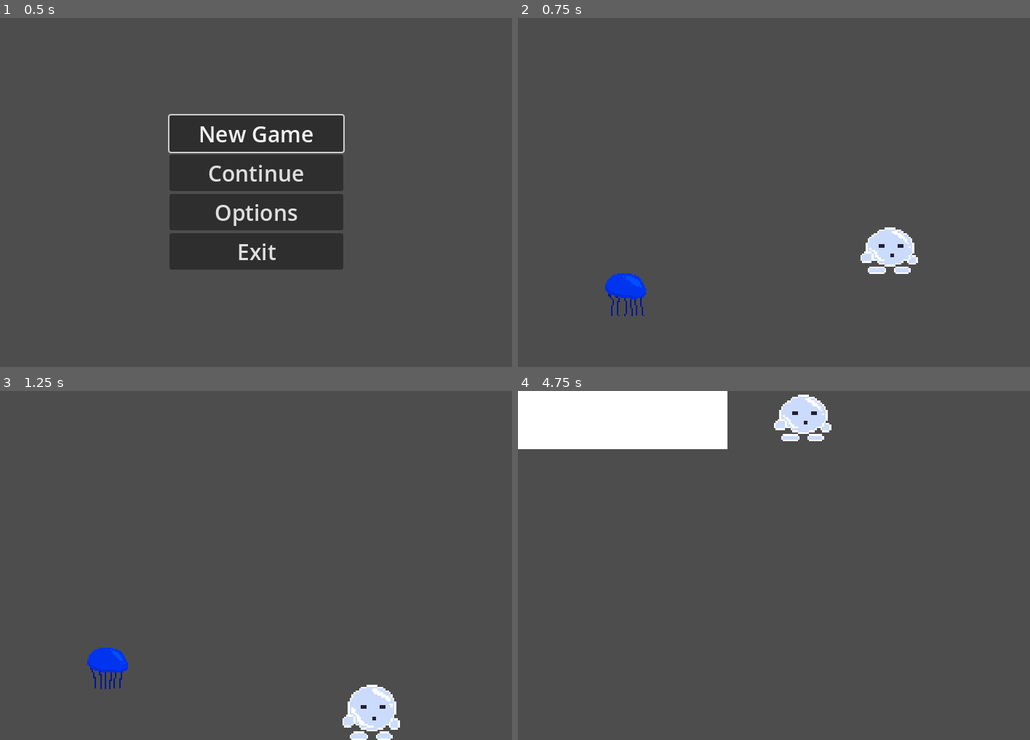
Above: before the commit, frames 1-4 (two rows, left to right).
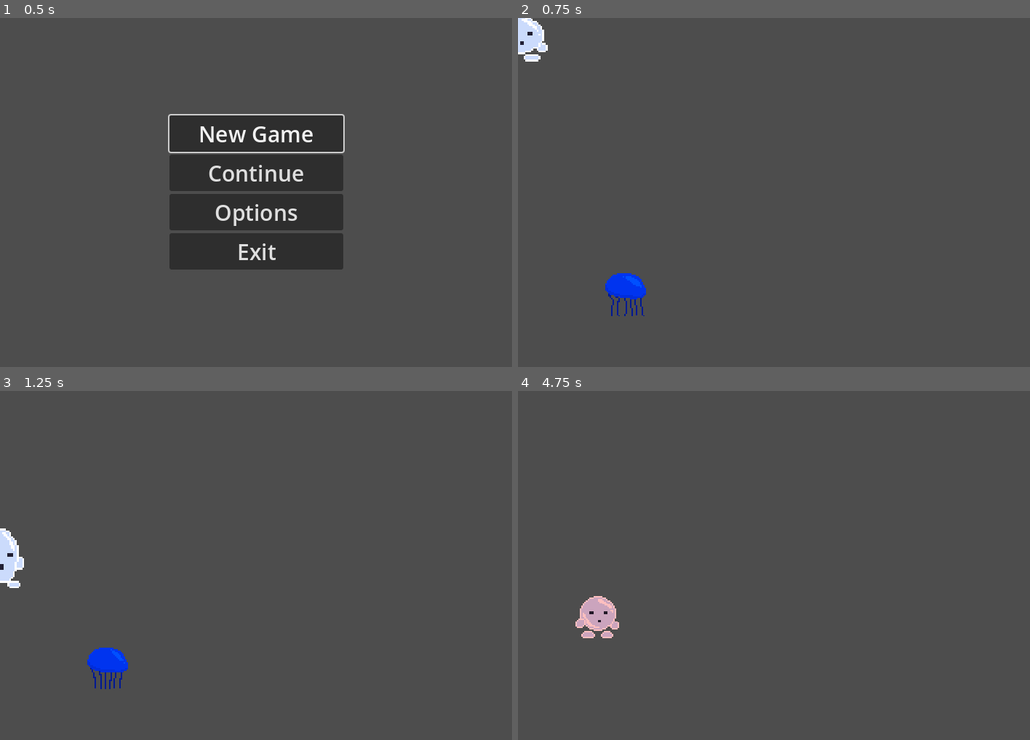
Above: after the commit, the same moments.

Repository: orestulis05/project-bubble
Game: Godot game, scene res://scenes/MainMenu.tscn
Two runs of this game, one before a commit and one after it. Both use one fixed random seed, a clock stepped at 60 frames per second and the inputs below.
Inputs:
- Up to frame 1 (0.5 s): no input
- Up to frame 2 (0.75 s): click "New Game" at 0.5 s
- Up to frame 3 (1.25 s): no input
- Up to frame 4 (4.75 s): hold D (move_right) 1.28-2.78 s; tap Space (jump) at 1.52, 2.27, 3.77, 4.52 s; hold A (move_left) 2.78-3.53 s; hold D (move_right) from 3.53 s (still down)

Frame 1 is identical in both runs. In frame 2, 1.6% of the frame differs, in the area x 0-79%, y 0-74%; in frame 3, 1.8%; in frame 4, 8.5%, in the area x 0-62%, y 0-71%.

Commit message:
Quality, graphics update
Death effect, delay, checkpoint bubble reset, color overtime

Diff:
--- a/project.godot
+++ b/project.godot
@@ -29,6 +29,7 @@
 
 Player="Player Scene"
 Checkpoint=""
+Camera=""
 
 [input]
 
--- a/scenes/Player.tscn
+++ b/scenes/Player.tscn
@@ -7,6 +7,7 @@
 [ext_resource type="Texture2D" uid="uid://dboxd84on4gf6" path="res://textures/bubble_run_placehold.png" id="5_q3khk"]
 [ext_resource type="Texture2D" uid="uid://cqsu24xica7lk" path="res://textures/bubble_limbs_base.png" id="6_uchln"]
 [ext_resource type="Texture2D" uid="uid://chn6v3yahport" path="res://textures/small_bubbles.png" id="7_vafhv"]
+[ext_resource type="PackedScene" uid="uid://dk8354i25f8cy" path="res://scenes/fx/bubble_explosion_fx.tscn" id="8_fwic2"]
 
 [sub_resource type="RectangleShape2D" id="RectangleShape2D_vqphe"]
 size = Vector2(16, 16)
@@ -179,6 +180,9 @@
 collision_layer = 3
 script = ExtResource("1_6lfdg")
 
+[node name="Bubble_Explosion_Fx" parent="." instance=ExtResource("8_fwic2")]
+position = Vector2(0.666667, 0)
+
 [node name="CollisionShape2D" type="CollisionShape2D" parent="."]
 shape = SubResource("RectangleShape2D_vqphe")
 
@@ -212,6 +216,7 @@
 [node name="bubbles" type="GPUParticles2D" parent="Shooting Area Pivot"]
 unique_name_in_owner = true
 texture_filter = 1
+emitting = false
 amount = 30
 process_material = SubResource("ParticleProcessMaterial_276mu")
 texture = ExtResource("7_vafhv")
--- /dev/null
+++ b/scenes/fx/bubble_explosion_fx.tscn
@@ -0,0 +1,35 @@
+[gd_scene load_steps=5 format=3 uid="uid://dk8354i25f8cy"]
+
+[ext_resource type="Texture2D" uid="uid://chn6v3yahport" path="res://textures/small_bubbles.png" id="1_ealgd"]
+
+[sub_resource type="Curve" id="Curve_psfq7"]
+_data = [Vector2(0, 1), 0.0, 0.0, 0, 0, Vector2(0.990099, 0), -5.81371, 0.0, 0, 0]
+point_count = 2
+
+[sub_resource type="CurveTexture" id="CurveTexture_5ruv7"]
+curve = SubResource("Curve_psfq7")
+
+[sub_resource type="ParticleProcessMaterial" id="ParticleProcessMaterial_qjnti"]
+particle_flag_disable_z = true
+emission_shape_scale = Vector3(3.635, 7.41, 1)
+emission_shape = 1
+emission_sphere_radius = 1.49
+angle_min = -180.0
+angle_max = 180.0
+direction = Vector3(0, 0, 0)
+spread = 180.0
+initial_velocity_min = 30.34
+initial_velocity_max = 89.67
+gravity = Vector3(0, -98, 0)
+scale_min = 0.9
+scale_max = 1.6
+scale_curve = SubResource("CurveTexture_5ruv7")
+
+[node name="Bubble_Explosion_Fx" type="GPUParticles2D"]
+texture_filter = 1
+emitting = false
+amount = 30
+process_material = SubResource("ParticleProcessMaterial_qjnti")
+texture = ExtResource("1_ealgd")
+one_shot = true
+explosiveness = 1.0
--- a/scripts/Player.gd
+++ b/scripts/Player.gd
@@ -1,4 +1,8 @@
 extends CharacterBody2D
+
+const RESPAWN_TIME = 1.0
+
+var movement = true
 
 @onready var shooting_area_pivot: Node2D = $"Shooting Area Pivot"
 @onready var shooting_area: Area2D = $"Shooting Area Pivot/Shooting Area"
@@ -8,6 +12,8 @@
 @onready var bubble_quantity : float = max_bubble_quantity
 @onready var initial_scale : Vector2 = scale
 @export var bubble_decrease_rate : float = 0.3
+var dynamic_color : Color = Color.WHITE
+
 @onready var animated_sprite: AnimatedSprite2D = %animated_sprite
 @onready var legs: Sprite2D = %legs
 @onready var bubbles: GPUParticles2D = %bubbles
@@ -24,25 +30,32 @@
 	bubbles.emitting = false
 
 func _process(delta: float) -> void:
+
+	# Color change
+	var gb : float = bubble_quantity / max_bubble_quantity
+	dynamic_color.g = gb
+	dynamic_color.b = gb
+	$animated_sprite.modulate = dynamic_color
+	$legs.modulate = dynamic_color
+
 	if Input.is_action_just_pressed("reload"):
-		Globals.continue_game()
+		die()
 
 func _physics_process(delta: float) -> void:
-	_movement()
-	_shooting()
 
-	# Add the gravity.
-	if not is_on_floor():
-		velocity += get_gravity() * delta
+	if movement:
+		_movement()
+		_shooting()
 
-	# Change color
-	if bubble_quantity <= 70:
-		$animated_sprite.modulate = Color.RED
-		$legs.modulate = Color.RED
+		# Add the gravity.
+		if not is_on_floor():
+			velocity += get_gravity() * delta
+
 	if bubble_quantity <= 40:
-		Globals.continue_game()
+		die()
 
-	move_and_slide()
+	if movement:
+		move_and_slide()
 
 func _movement():
 	if is_shooting:
@@ -145,3 +158,12 @@
 		degrees = 225
 
 	return degrees
+
+func die():
+	movement = false
+	$Bubble_Explosion_Fx.emitting = true
+	$animated_sprite.hide()
+	$legs.hide()
+	$"%bubbles".hide()
+	await get_tree().create_timer(RESPAWN_TIME).timeout
+	Globals.continue_game()
--- a/scripts/angler_fish.gd
+++ b/scripts/angler_fish.gd
@@ -32,4 +32,4 @@
 func _on_kill_area_body_entered(body: Node2D) -> void:
 	if body.name == "Player":
 		print("BAAAM")
-		Globals.continue_game()
+		body.die()
--- a/scripts/checkpoint.gd
+++ b/scripts/checkpoint.gd
@@ -8,6 +8,10 @@
 
 func _on_body_entered(body: Node2D) -> void:
 	print("If ", Globals.current_checkpoint, " < ", checkpoint_id)
+	body.bubble_quantity = body.max_bubble_quantity
+	body.scale = body.calculated_player_scale()
+
+
 	if Globals.current_checkpoint < checkpoint_id:
 		Globals.save_game(get_tree().current_scene.scene_file_path, checkpoint_id)
 		print("Checkpoint ", checkpoint_id)
--- a/scripts/jellyfish.gd
+++ b/scripts/jellyfish.gd
@@ -1,14 +1,4 @@
 extends RigidBody2D
-
-
-# Called when the node enters the scene tree for the first time.
-func _ready() -> void:
-	pass # Replace with function body.
-
-
-# Called every frame. 'delta' is the elapsed time since the previous frame.
-func _process(delta: float) -> void:
-	pass
 
 
 func _on_area_2d_body_entered(body: Node2D) -> void:
--- a/scripts/main_menu.gd
+++ b/scripts/main_menu.gd
@@ -9,7 +9,7 @@
 	save.last_scene_path = "res://scenes/TestingMap.tscn"
 	save.last_checkpoint_id = 0
 	ResourceSaver.save(save, Globals.SAVE_FILE_PATH)
-	get_tree().change_scene_to_file("res://scenes/TestingMap.tscn")
+	Globals.continue_game()
 
 
 func _on_exit_pressed() -> void:
--- a/scripts/shark.gd
+++ b/scripts/shark.gd
@@ -59,4 +59,4 @@
 
 func _on_kill_area_body_entered(body: Node2D) -> void:
 	if body.name == "Player":
-		Globals.continue_game()
+		body.die()
--- a/scripts/spike.gd
+++ b/scripts/spike.gd
@@ -12,5 +12,5 @@
 
 
 func _on_area_2d_body_entered(body: Node2D) -> void:
-	if (body.name == "Player"):
-		get_tree().reload_current_scene()
+	if body.name == "Player":
+		body.die()
Not shown: 1 places in scenes/Player.tscn that only renumber resources
